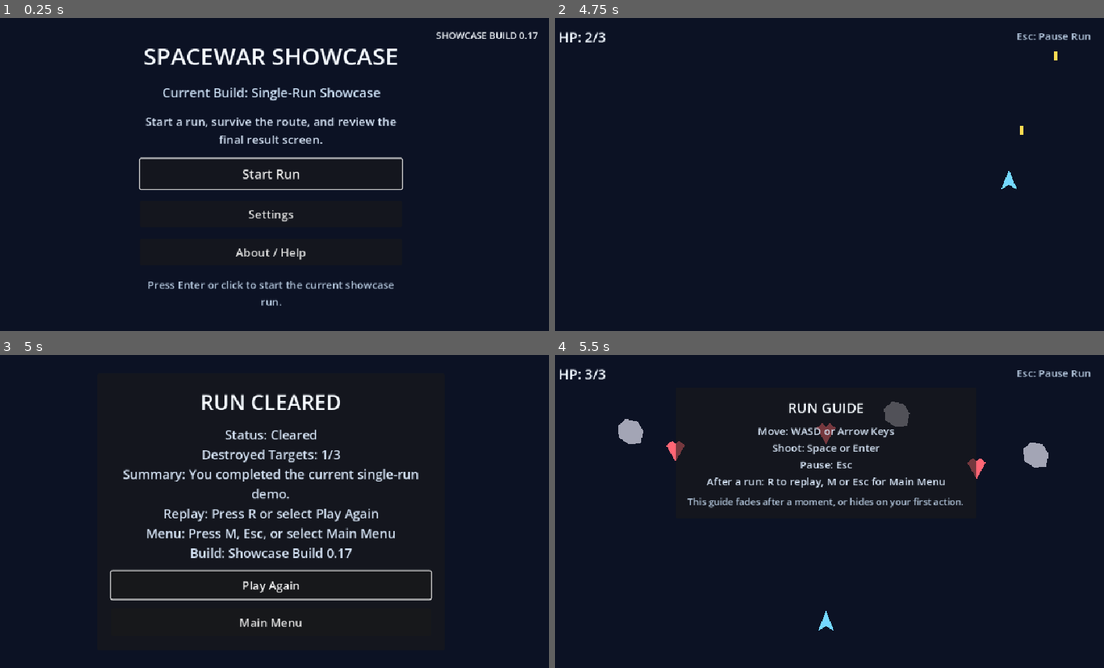
Above: before the commit, frames 1-4 (two rows, left to right).
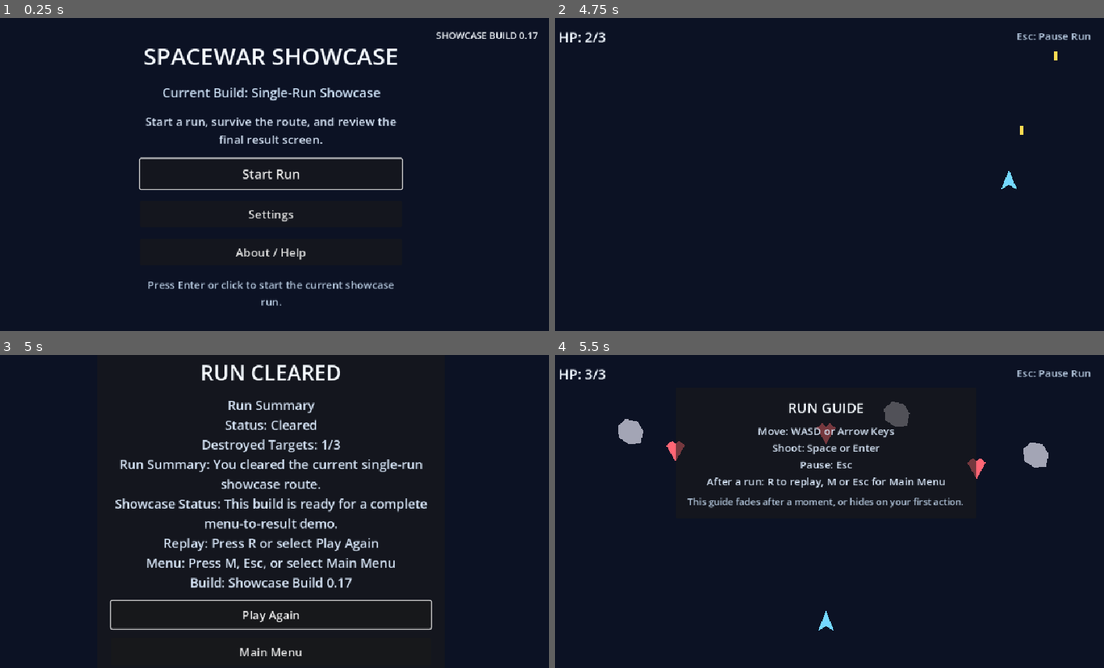
Above: after the commit, the same moments.

Repository: Drew-Z/game-next-spacewar
Game: Godot game, scene res://scenes/main_menu.tscn
Same seed, same stepped clock (60 frames per second), same inputs: the game is played once before the commit and once after it.
Inputs:
- Up to frame 1 (0.25 s): no input
- Up to frame 2 (4.75 s): click "Start Run" at 0.5 s; tap Enter (ui_accept) at 1.25, 1.52, 2.27, 3.77, 4.52 s; hold Right (ui_right) 1.28-2.03 s; hold Space 1.28-2.03 s; hold Down (ui_down) 2.03-2.78 s; tap Keypad Enter at 2.1 s; hold Right (ui_right) 2.78-3.53 s; tap R at 2.85 s; hold Up (ui_up) 3.53-4.28 s; tap M at 3.6 s; hold Left (ui_left) from 4.28 s (still down); hold Space from 4.28 s (still down)
- Up to frame 3 (5 s): keep holding Left (ui_left); keep holding Space
- Up to frame 4 (5.5 s): release Left (ui_left) at 5 s; release Space at 5 s; click "Play Again" at 5 s

Frames 1-2 are identical in both runs. In frame 3, 12% of the frame differs, in the area x 20-79%, y 3-97%; in frame 4, nothing differs.

Commit message:
feat(results): polish session summary on result screen

Diff:
--- a/scenes/run_result.tscn
+++ b/scenes/run_result.tscn
@@ -57,7 +57,7 @@
 layout_mode = 2
 theme_override_colors/font_color = Color(0.835294, 0.890196, 0.960784, 1)
 theme_override_font_sizes/font_size = 22
-text = "Status: Unknown\nDestroyed Targets: 0/0\nSummary: Run data is not ready yet.\nReplay: Press R or select Play Again\nMenu: Press M, Esc, or select Main Menu\nBuild: Showcase flow update pending"
+text = "Run Summary\nStatus: Unknown\nDestroyed Targets: 0/0\nRun Summary: Run data is not ready yet.\nShowcase Status: Showcase flow update pending.\nReplay: Press R or select Play Again\nMenu: Press M, Esc, or select Main Menu\nBuild: Showcase flow update pending"
 horizontal_alignment = 1
 autowrap_mode = 3
 
--- a/scripts/main.gd
+++ b/scripts/main.gd
@@ -146,9 +146,9 @@
 
 
 func _go_to_result_screen(title: String, outcome_text: String) -> void:
-	var summary_text := "Summary: You completed the current single-run demo."
+	var summary_text := "Run Summary: You cleared the current single-run showcase route."
 	if is_failed:
-		summary_text = "Summary: Your ship was lost before the run was cleared."
+		summary_text = "Run Summary: Your ship was lost before the run was cleared."
 
 	if is_paused:
 		_resume_game()
--- a/scripts/run_result.gd
+++ b/scripts/run_result.gd
@@ -11,10 +11,13 @@
 	menu_button.pressed.connect(_on_menu_button_pressed)
 	replay_button.grab_focus()
 	result_title_label.text = RunResultState.outcome_title
+	var showcase_status := "Showcase Status: This build is ready for a complete menu-to-result demo."
 	result_body_label.text = "\n".join([
+		"Run Summary",
 		RunResultState.outcome_text,
 		"Destroyed Targets: %d/%d" % [RunResultState.destroyed_count, RunResultState.total_targets],
 		RunResultState.summary_text,
+		showcase_status,
 		"Replay: Press R or select Play Again",
 		"Menu: Press M, Esc, or select Main Menu",
 		RunResultState.build_text,
Not shown, changed: README.md
Not shown, changed: docs/roadmap.md
Not shown, changed: docs/task-board.md
Not shown, changed: docs/test-checklist.md
